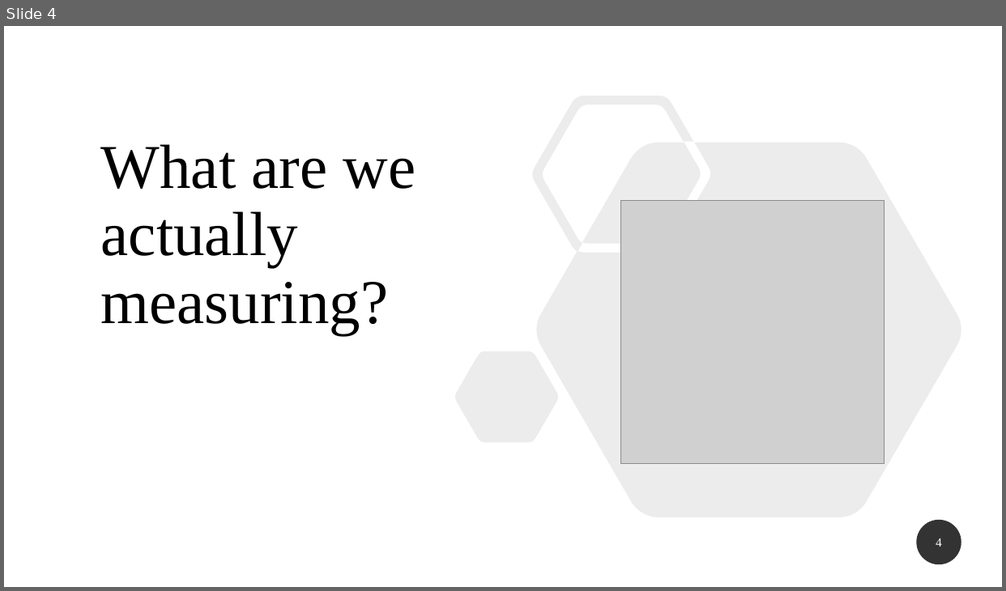
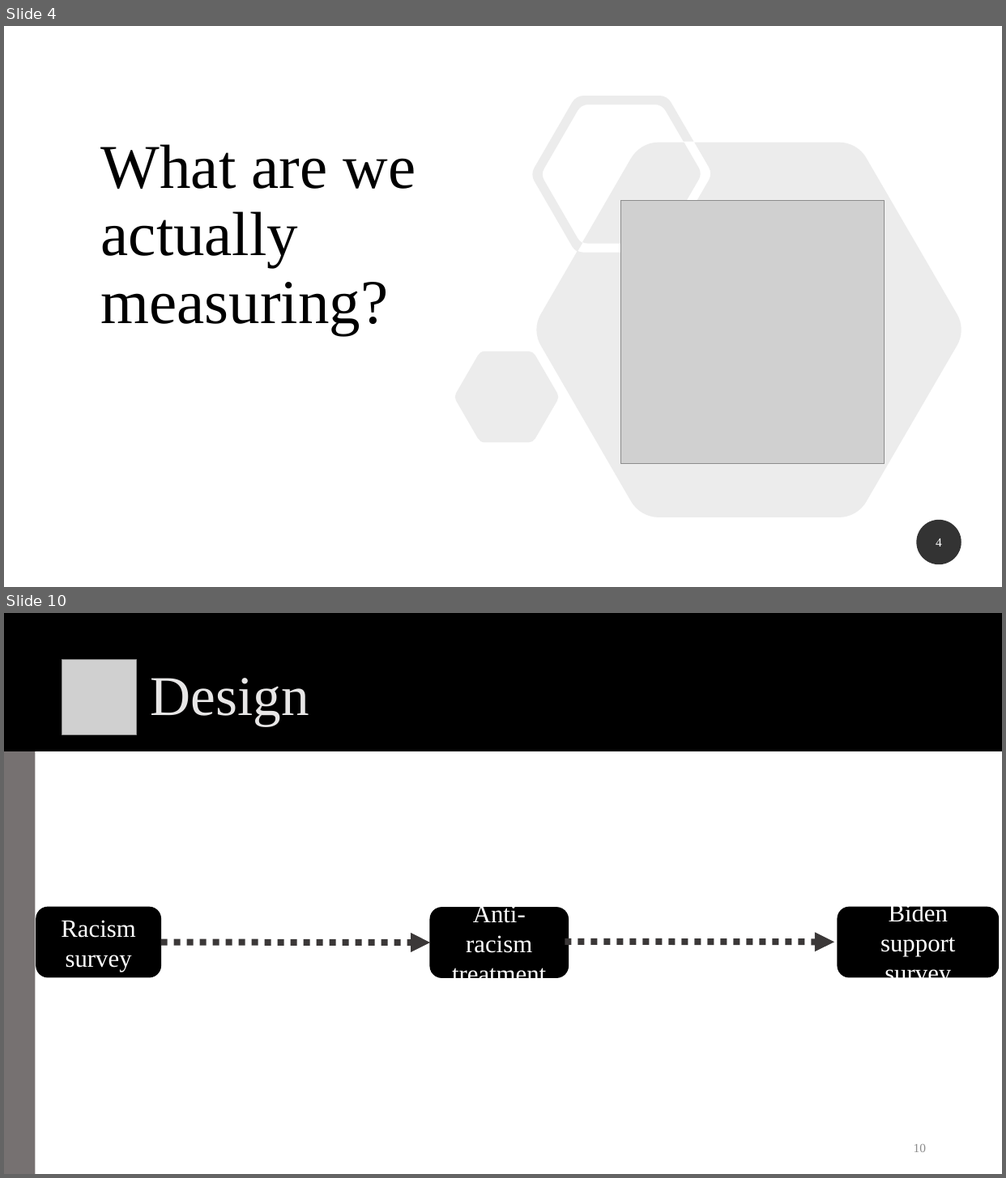
Before and after one commit to rossdahlke/course_writings, a slide deck: stanford_comm_318/week_03/week_03_scc.pptx. Shown one above the other, each under a label of ours: slide 4 before the commit, slides 4 and 10 after it; the slides between them are not shown. The pictures are 1006x591 and 1006x1178 pixels, drawn with LibreOffice and Linux fonts; fonts in the diff are those of the drawing; grey boxes stand for pictures; background and template pictures are left out. Boxes give left, top, right and bottom in pixels: in the first picture for what was removed or moved away, otherwise in the second. Text is boxed around its words. In the diff, an @@ line names an element or a change of style, - is before the commit and + after.

```diff
--- a/stanford_comm_318/week_03/week_03_scc.pptx
+++ b/stanford_comm_318/week_03/week_03_scc.pptx
@@ slide 10 added at <box>4,613,1002,1174</box>, background #FFFFFF; not listed: 1 template element that a slide beside it also shows @@
@@ rectangle added at <box>4,613,1002,752</box>, fill #000000 @@
@@ picture added at <box>62,659,138,735</box> @@
@@ title added at <box>151,678,309,726</box>, 54 pt, text #E7E6E6 @@
+Design
@@ rounded rectangle added at <box>36,907,160,977</box>, fill #000000, outline #000000 1 pt, 24 pt, text #FFFFFF @@
+Racism survey
@@ rounded rectangle added at <box>430,908,568,978</box>, fill #000000, outline #000000 1 pt, 24 pt, text #FFFFFF @@
+Anti-racism treatment
@@ rounded rectangle added at <box>838,907,999,977</box>, fill #000000, outline #000000 1 pt, 24 pt, text #FFFFFF @@
+Biden support survey
@@ arrow added from (160, 943) to (430, 943), #3B3838 6.25 pt dashed @@
@@ arrow added from (565, 942) to (834, 943), #3B3838 6.25 pt dashed @@
@@ page number added at <box>914,1144,926,1152</box>, 12 pt, text #8C8C8C @@
+10
```
Also in this commit, not shown: 8 slides changed, 33 other slides added, 8 slides removed, 1 other file.
